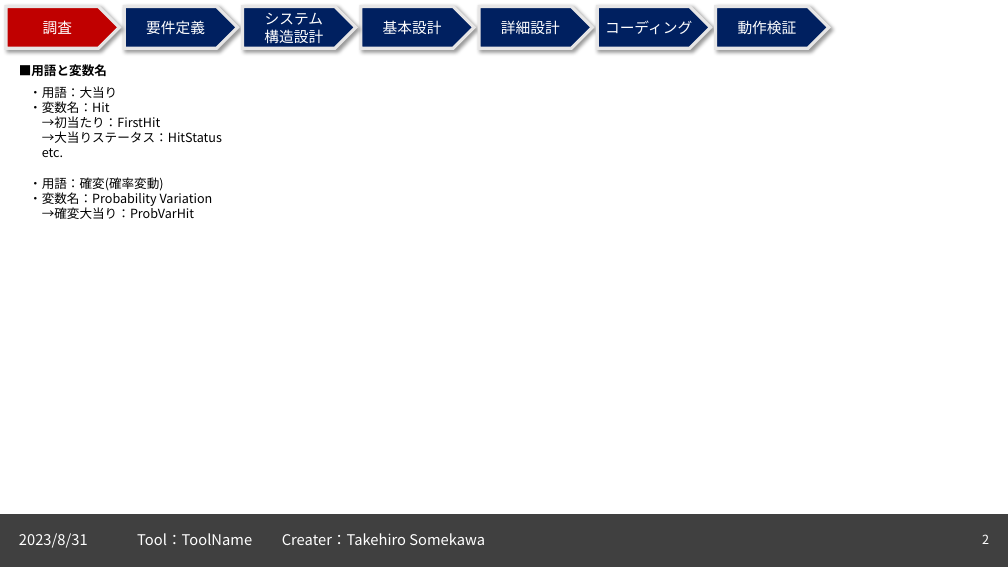
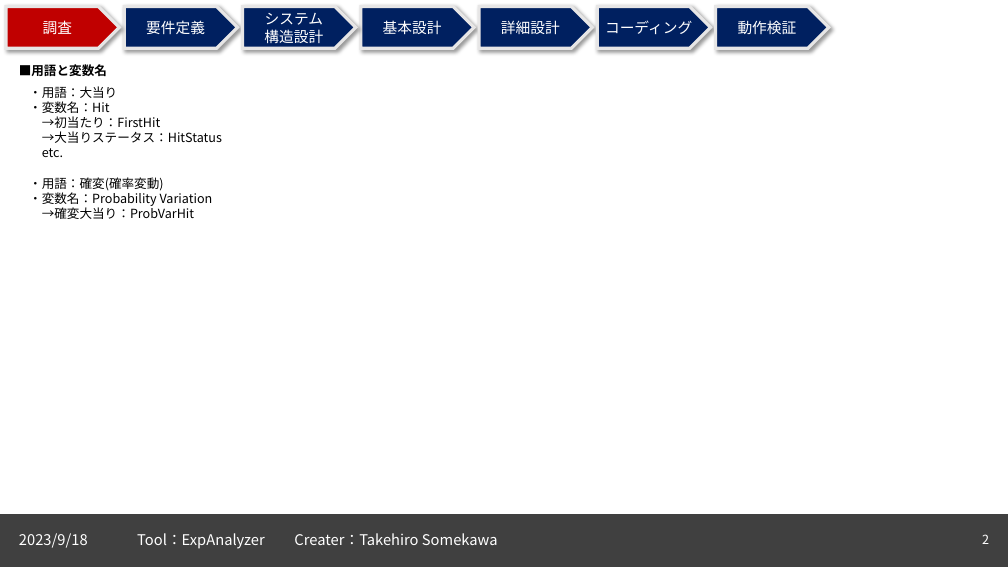
Before and after one commit to TakechiyoVodka/ExpAnalyzer, a slide deck: slide 2 of ExpAnalyzer/DataSheets/ExpAnalyzer_仕様書.pptx. Drawn at 1008x567 pixels with LibreOffice and Linux fonts; fonts in the diff are those of the drawing. Boxes give left, top, right and bottom in pixels: in the first picture for what was removed or moved away, otherwise in the second. Text is boxed around its words. In the diff, an @@ line names an element or a change of style, - is before the commit and + after.

```diff
--- a/ExpAnalyzer/DataSheets/ExpAnalyzer_仕様書.pptx
+++ b/ExpAnalyzer/DataSheets/ExpAnalyzer_仕様書.pptx
@@ text at (x1=19, y1=533, x2=88, y2=548): text changed @@
-2023/8/31
+2023/9/18
@@ text at (x1=137, y1=533, x2=498, y2=549): text changed @@
-Tool：ToolName Creater：Takehiro Somekawa
+Tool：ExpAnalyzer Creater：Takehiro Somekawa
```
Also in this commit, not shown: 1 other slide changed, 1 slide added, 3 other files.
